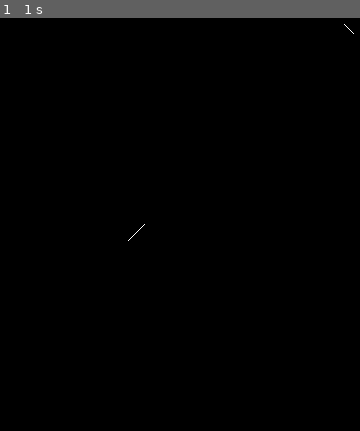
Above: before the commit, frame 1.
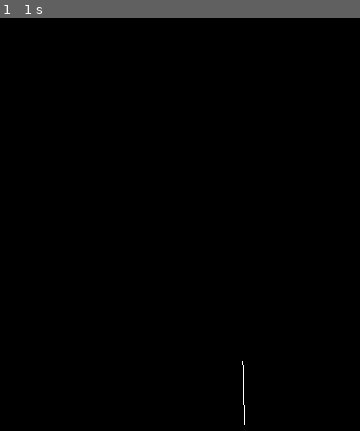
Above: after the commit, the same moment.

Repository: Sebbx/PyMath
Game: pygame game, started from Source/Example/BresenhamAlgorythm/LinePlot/LinePlotBresenham.py
Same seed, same stepped clock (60 frames per second), same inputs: the game is played once before the commit and once after it.
Inputs (mouse positions are in pixels of both pictures, inside the frame that each line leads up to):
- Up to frame 1 (1 s): click (144, 224) at 0.38 s; click (7, 364) at 0.72 s

The runs differ from the first frame. In frame 1, less than 0.1% of the frame differs, in the area x 35-99%, y 1-99%.

Commit message:
Bresenham Algorithm: Line Plot Bresenham - Ploting the line with Bresenham method and naive floating method

Diff:
--- a/Source/Example/BresenhamAlgorythm/LinePlot/LinePlotBresenham.py
+++ b/Source/Example/BresenhamAlgorythm/LinePlot/LinePlotBresenham.py
@@ -16,24 +16,35 @@
     x0, y0 = point0
     x1, y1 = point1
 
+    # Example we will use in ALL comments below: point0 = (0, 0), point1 = (5, 3)
+
     # dx (delta x), distance from x1 to x0
+    # In our example: dx = abs(5 - 0) = 5
     dx = abs(x1 - x0)
 
     # sx (step x), direction in x, left or right
+    # In our example x0 < x1, so sx = 1 (we move right)
     if x0 < x1:
         sx = 1 # right direction
     else:
         sx = -1 # left direction
 
-    # distance from y1 to y0
+    # dy = negative absolute difference in Y.
+    # The minus sign is required by the algorithm so that the error calculations work correctly.
+    # In our example: dy = -abs(3 - 0) = -3
     dy = -abs(y1 - y0)
 
-    # direction (up or down)
+    # direction (down or up)
+    # In our example y0 < y1, so sy = 1 (we move down)
     if y0 < y1:
-        sy = 1
+        sy = 1 # down
     else:
-        sy = -1
+        sy = -1 # up
 
+    # err = decision variable (error accumulator). A counter that tracks when to move in X or Y.
+    # It combines dx and dy to find the best integer path between pixels.
+    # This variable is updated every step and is ONLY used to decide when to move X or Y or both.
+    # In our example: err = 5 + (-3) = 2
     err = dx + dy
 
     current_x = x0
@@ -49,57 +60,77 @@
         if current_x == x1 and current_y == y1:
             break
 
+        # We multiply err by 2 ONLY so we can avoid using floating-point numbers (like /2).
+        # This e2 is used in the two decisions below. It is exactly the same as checking "err >= dy/2" and "err <= dx/2",
+        # but without any division and without floats.
         e2 = 2 * err
 
+        # FIRST DECISION: should we move in X direction?
+        # We check if e2 >= dy
+        # In numbers (our example, first iteration): e2 = 4, dy = -3 → 4 >= -3 is True → we move X and add dy to err
+        # This is exactly the same as checking if err >= dy/2 (because 2*err >= dy means err >= dy/2)
+        # When this is True, we have crossed the 0.5 pixel boundary in X, so we step X and correct the error.
         if e2 >= dy:
             err += dy
             current_x += sx
 
+        # SECOND DECISION: should we move in Y direction?
+        # We check if e2 <= dx
+        # In numbers (our example, first iteration): e2 = 4, dx = 5 → 4 <= 5 is True → we move Y and add dx to err
+        # This is exactly the same as checking if err <= dx/2 (because 2*err <= dx means err <= dx/2)
+        # When this is True, we have crossed the 0.5 pixel boundary in Y, so we step Y and correct the error.
+        # Important: this if uses the SAME e2 (and same old err) as the first if - we do NOT use the updated err yet.
         if e2 <= dx:
             err += dx
             current_y += sy
 
+        # After both decisions we have possibly moved X, or Y, or both.
+        # Then the loop repeats: we draw the new position and check again.
+        # In our full example the pixels drawn are exactly:
+        # (0,0) → (1,1) → (2,1) → (3,2) → (4,2) → (5,3)
+        # This is the best possible line on a pixel grid.
 
-def plot_line2(point0, point1):
+def plot_line_float(point0, point1):
     x0, y0 = point0
     x1, y1 = point1
 
     dx = x1 - x0
     dy = y1 - y0
-    D = 2 * dy - dx
-    y = y0
 
-    for x in range(x0, x1):
-        screen.set_at((x, y), white)
-        if D > 0:
-            y = y + 1
-            D = D - 2 * dx
+    # Calculate number of steps required
+    # We need to iterate by greater delta dimension and round shorter dimension
+    steps = max(abs(dx), abs(dy))
 
-        else:
-            D = D + 2 * dy
+    # Calculate the groth for each dimension
+    # One dimension will always be = 1, the one that's the delta is greater
 
+    x_step = dx / steps
+    y_step = dy / steps
+
+    # Start from the beginning
+    current_x = x0
+    current_y = y0
+
+    for i in range(int(steps + 1)):
+        screen.set_at((int(round(current_x)), int(round(current_y))), white)
+        pygame.display.update()
+        pygame.event.pump()
+
+        current_x += x_step
+        current_y += y_step
 
 timesClicked = 0
 done = False
 while not done:
     for event in pygame.event.get():
 
+        point0 = (500, 500)
+        point1 = (490, 100)
         # for debugger
-        plot_line2((600, 100), (610, 200))
+        plot_line(point0, point1)
+        #plot_line_float(point0, point1)
 
         if event.type == pygame.QUIT:
             done = True
-
-        elif event.type == MOUSEBUTTONDOWN:
-            if timesClicked == 0:
-                point1 = pygame.mouse.get_pos()
-            else:
-                point2 = pygame.mouse.get_pos()
-            timesClicked += 1
-
-            if timesClicked > 1:
-                plot_line(point1, point2)
-                timesClicked = 0
-
     pygame.display.update()
 pygame.quit()
